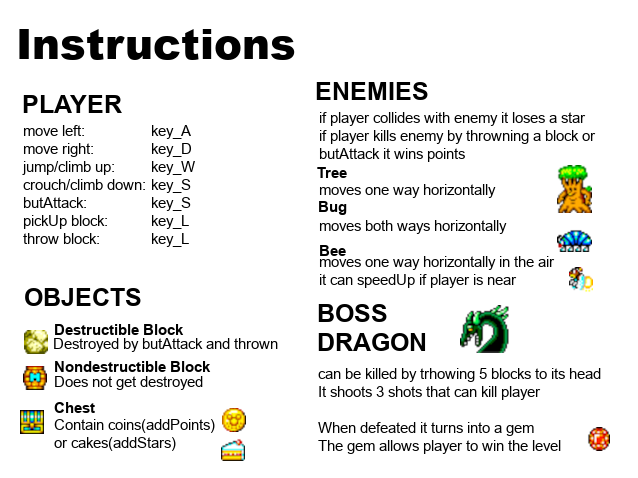
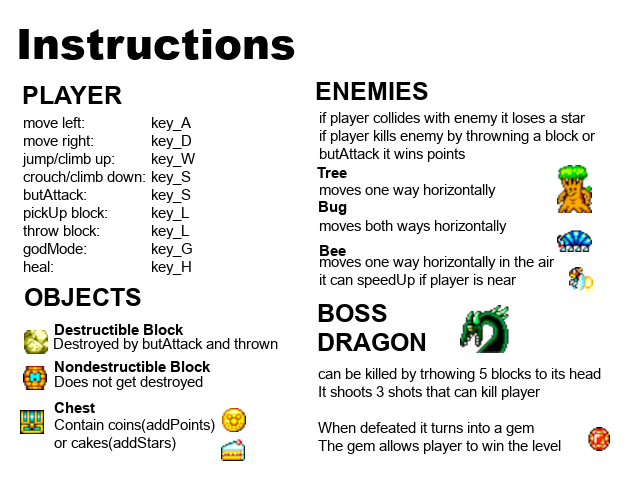
Two versions of the same layered image (w=638, h=478). Layer-by-layer changes:
painted on "PLAYER" over (x1=23, y1=86, x2=122, y2=113)
painted on "move left: key_A ..." over (x1=22, y1=117, x2=195, y2=275)
